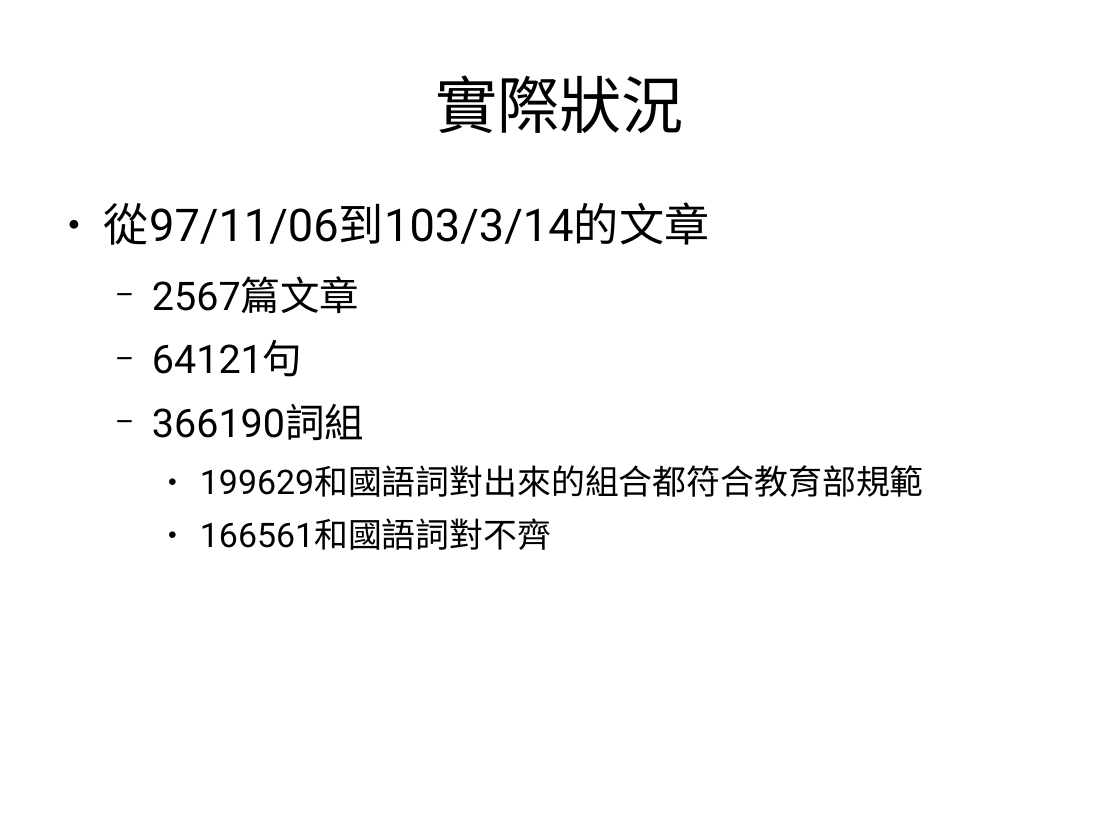
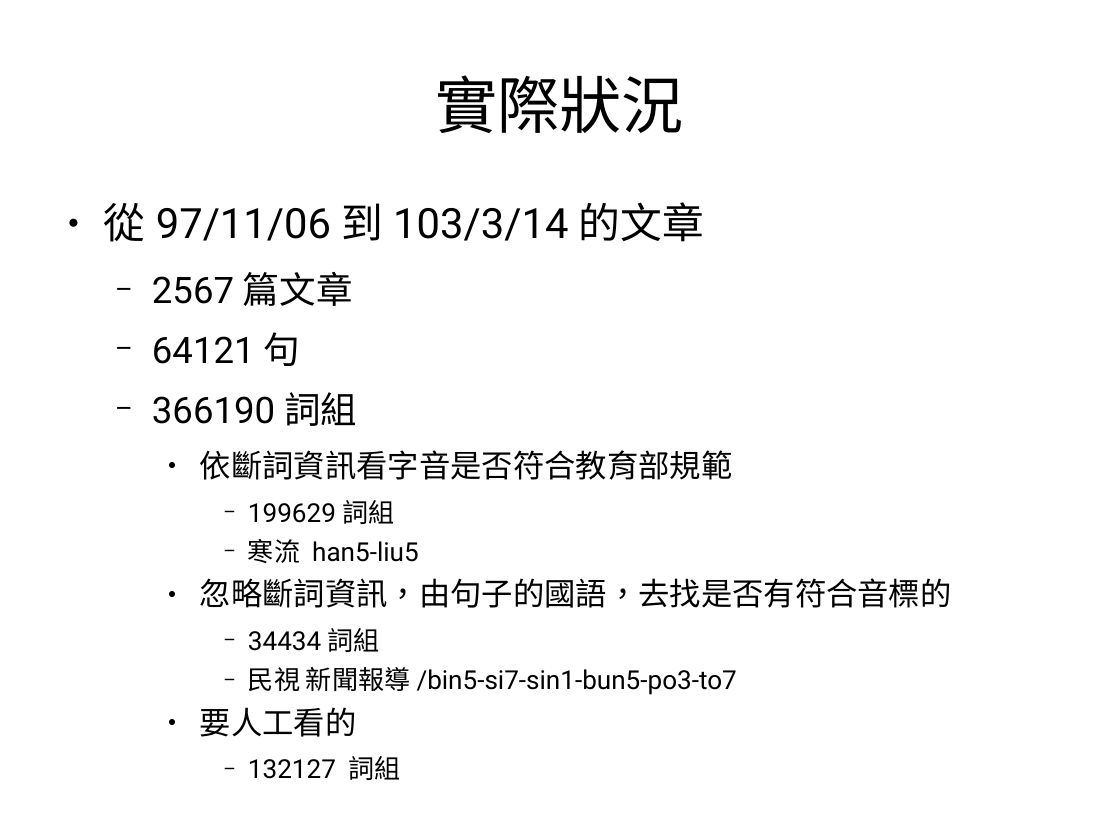
Before and after one commit to sih4sing5hong5/po3-ko3_tau5-iann2-phinn3, a slide deck: slide 12 of 翻譯報告.odp. Drawn at 1120x840 pixels with LibreOffice and Linux fonts; fonts in the diff are those of the drawing. Boxes give left, top, right and bottom in pixels: in the first picture for what was removed or moved away, otherwise in the second. Text is boxed around its words. In the diff, an @@ line names an element or a change of style, - is before the commit and + after.

Commit message:
加揣國語語句的結果 丞宏

```diff
--- a/翻譯報告.odp
+++ b/翻譯報告.odp
@@ text at (x1=104, y1=203, x2=568, y2=242): size 32 to 29.6 pt in "從97/11/06到103/3/14的文章"; size 28 to 25.9 pt in "2567篇文章", "64121句", "366190詞組" @@
@@ text at (x1=200, y1=450, x2=952, y2=780): text changed; size 24 to 18.5 pt @@
-    ● 199629和國語詞對出來的組合都符合教育部規範
-    ● 166561和國語詞對不齊
+    ● 依斷詞資訊看字音是否符合教育部規範
+      − 199629詞組
+      − 寒流 han5-liu5
+    ● 忽略斷詞資訊，由句子的國語，去找是否有符合音標的
+      − 34434詞組
+      − 民視 新聞報導/bin5-si7-sin1-bun5-po3-to7
+    ● 要人工看的
+      − 132127 詞組
```
Also in this commit, not shown: 1 slide added.
